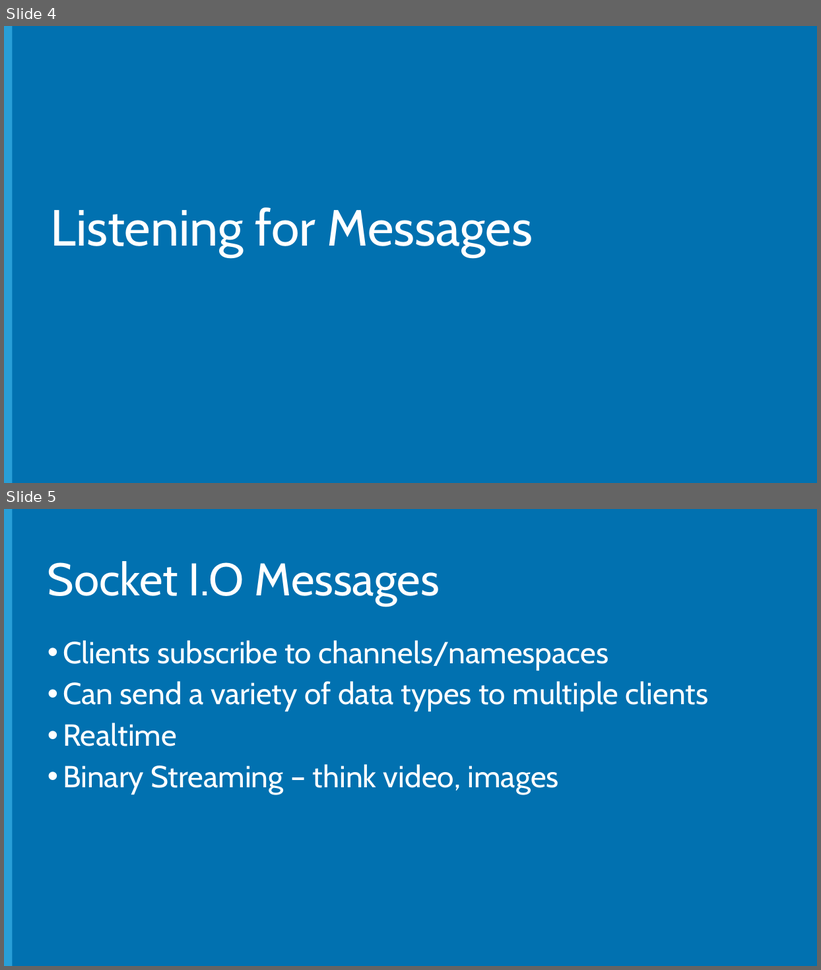
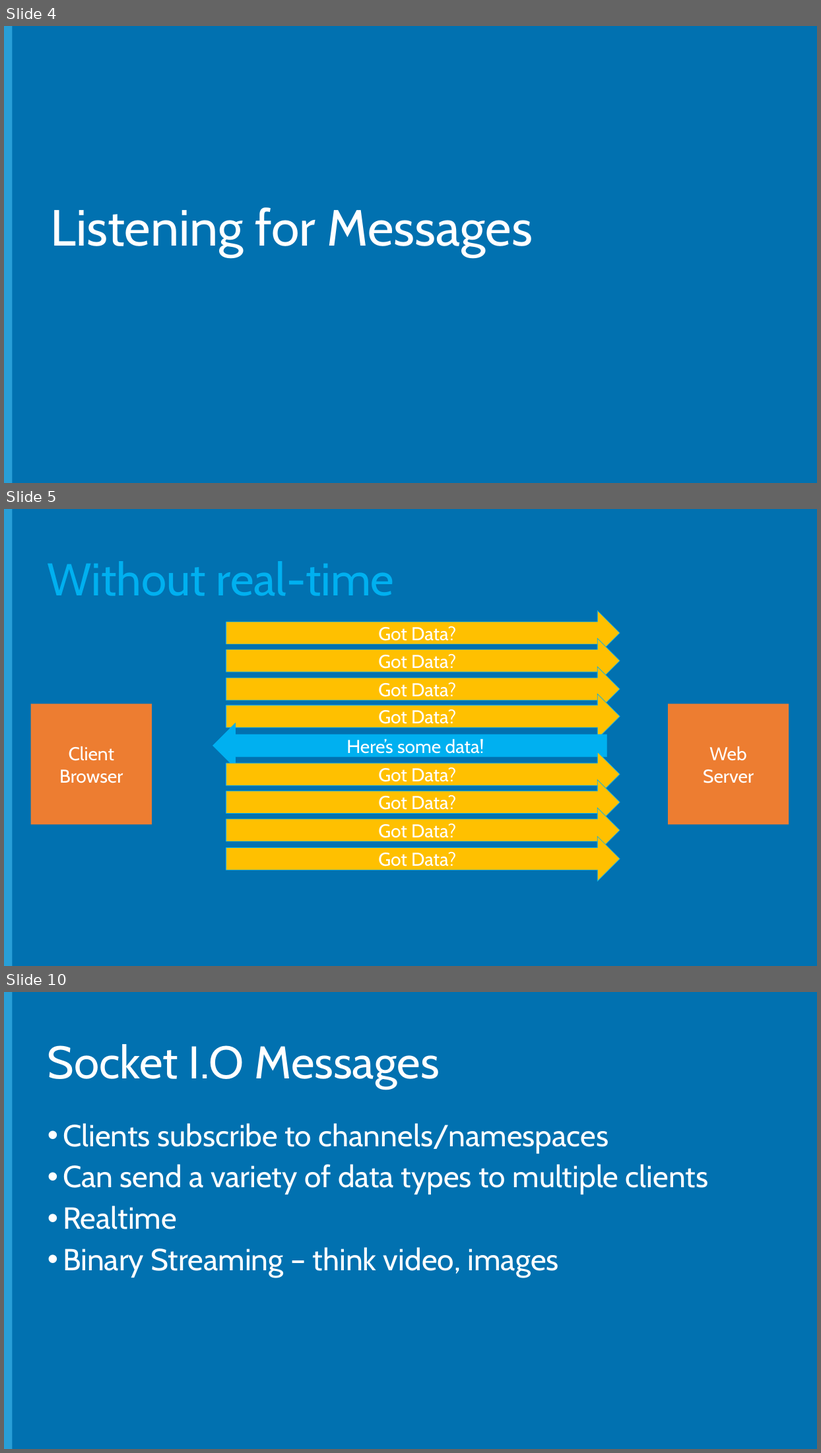
Before and after one commit to Microsoft-Web/NodeCamp, a slide deck: Presentation/ConnectingFrontAndBack/ConnectingFrontAndBack.pptx. Shown one above the other, each under a label of ours: slides 4 and 5 before the commit, slides 4, 5 and 10 after it; the slides between them are not shown. The pictures are 821x970 and 821x1453 pixels, drawn with LibreOffice and Linux fonts; fonts in the diff are those of the drawing; background and template pictures are left out. Boxes give left, top, right and bottom in pixels: in the first picture for what was removed or moved away, otherwise in the second. Text is boxed around its words. In the diff, an @@ line names an element or a change of style, - is before the commit and + after.

```diff
--- a/Presentation/ConnectingFrontAndBack/ConnectingFrontAndBack.pptx
+++ b/Presentation/ConnectingFrontAndBack/ConnectingFrontAndBack.pptx
@@ slide 5 added at [4,509,817,966], background #0171B0; not listed: 1 template element that a slide beside it also shows @@
@@ title added at [48,561,395,596], 54 pt, text #00B0F0 @@
+Without real-time
@@ right arrow added at [226,611,620,656], fill #FFC000, outline #00B0F0 0.5 pt, 22 pt, text #FFFFFF @@
+Got Data?
@@ right arrow added at [226,638,620,683], fill #FFC000, outline #00B0F0 0.5 pt, 22 pt, text #FFFFFF @@
+Got Data?
@@ right arrow added at [226,667,620,712], fill #FFC000, outline #00B0F0 0.5 pt, 22 pt, text #FFFFFF @@
+Got Data?
@@ rectangle added at [31,704,152,825], fill #ED7D31, 22 pt, text #FFFFFF @@
+Client Browser
@@ right arrow added at [226,694,620,739], fill #FFC000, outline #00B0F0 0.5 pt, 22 pt, text #FFFFFF @@
+Got Data?
@@ rectangle added at [668,704,789,825], fill #ED7D31, 22 pt, text #FFFFFF @@
+Web
+Server
@@ right arrow added at [213,723,607,768], fill #00B0F0, outline #00B0F0 0.5 pt, 22 pt, text #FFFFFF @@
+Here’s some data!
@@ right arrow added at [226,753,620,797], fill #FFC000, outline #00B0F0 0.5 pt, 22 pt, text #FFFFFF @@
+Got Data?
@@ right arrow added at [226,780,620,825], fill #FFC000, outline #00B0F0 0.5 pt, 22 pt, text #FFFFFF @@
+Got Data?
@@ right arrow added at [226,808,620,852], fill #FFC000, outline #00B0F0 0.5 pt, 22 pt, text #FFFFFF @@
+Got Data?
@@ right arrow added at [226,836,620,881], fill #FFC000, outline #00B0F0 0.5 pt, 22 pt, text #FFFFFF @@
+Got Data?
@@ what was slide 5 is now slide 10 @@
```
Also in this commit, not shown: 4 other slides added, 1 other file.
